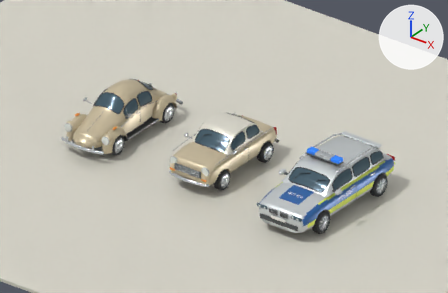
What one commit did to the Blender file assets/models/vehicles/vehicles.blend.
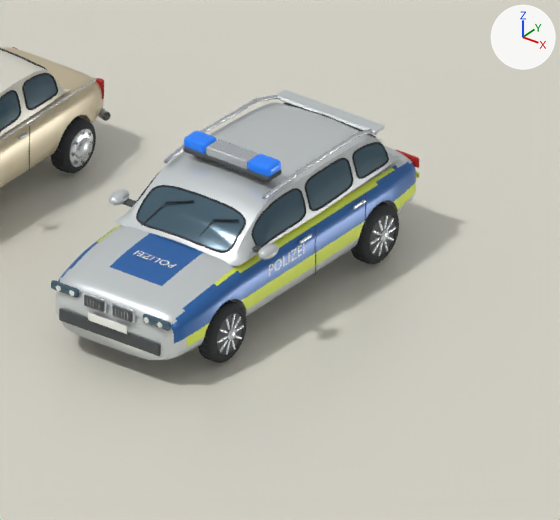
The first picture shows the older version from the file's camera 'Camera'. The close-ups show the older and then the newer version on the part from 53% to 100% of the width and 33% to 100% of the height of that picture. Only the edits that show in the close-ups are written down. The lights are fixed; the arrows at upper right show +X, +Y and +Z.

Before the edit, the objects in view are built like this:
```python
ob_police_estate__wheel_fr_mesh = bpy.data.objects.new('police-estate__Wheel_FR_mesh', me_tyre_fr_002)
ob_police_estate__wheel_fr_mesh.parent = ob_police_estate__wheel_fr
ob_police_estate__wheel_fr_mesh.location = (0.0, 0.0, 0.0)
ob_police_estate_mesh = bpy.data.objects.new('police-estate_mesh', me_silver_blue_estate_body_001)
ob_police_estate_mesh.parent = ob_police_estate
ob_police_estate_mesh.location = (0.0, 0.0, 0.0)
ob_studio_floor = bpy.data.objects.new('Studio floor', me_cube_105)
ob_studio_floor.location = (0.0, 0.0, -0.08)
# also in view: 'police-estate__Wheel_RR_mesh' at (4.52, 1.36, 0.34); 'trabant__Wheel_RR_mesh' at (0.73, 1.02, 0.3); 'trabant_mesh' at (0.0, 0.0, 0.85)
```
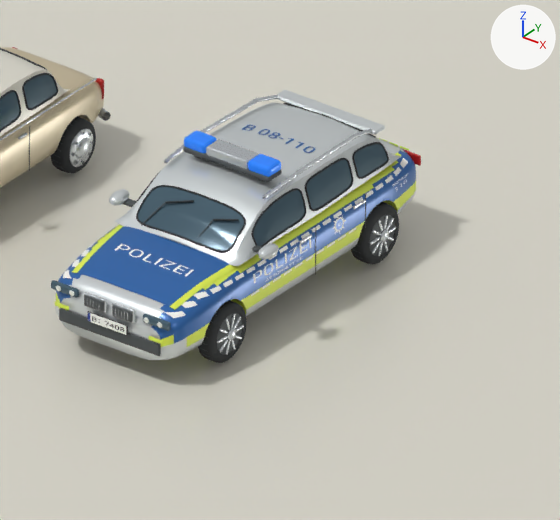
Boxes [x1, y1, x2, y2] around the edits, measured in the close-ups (560 x 520 px):
'police-estate_mesh', reshaped
    before: [51, 90, 419, 360]
    after: [51, 90, 421, 360]
part 1 of me_silver_blue_estate_body_001, deleted
    before: [134, 138, 419, 276]
part 2 of me_silver_blue_estate_body_001, built on
    before: [88, 146, 419, 334]
    after: [55, 124, 421, 344]
part 3 of me_silver_blue_estate_body_001, recoloured
    both: [56, 249, 205, 340]
part 4 of me_silver_blue_estate_body_001, recoloured
    both: [56, 170, 398, 347]
part 5 of me_silver_blue_estate_body_001, recoloured
    before: [110, 233, 204, 286]
    after: [155, 234, 202, 252]

Edits to the bpy script that builds the scene:
```text
Add mat_euroblue:
    mat_euroblue = principled_material('EuroBlue')
    mat_euroblue.base_color = (0.008, 0.035, 0.29)  # blue #163593
    mat_euroblue.roughness = 0.45
Add mat_plateink:
    mat_plateink = principled_material('PlateInk')
    mat_plateink.base_color = (0.009, 0.012, 0.014)  # black #181d1f
    mat_plateink.roughness = 0.55
Add mat_platewhite:
    mat_platewhite = principled_material('PlateWhite')
    mat_platewhite.base_color = (0.93, 0.94, 0.9)  # white #f7f8f3
    mat_platewhite.roughness = 0.38
Change me_silver_blue_estate_body_001:
    used by ob_police_estate_mesh; parent = ob_police_estate; location = (0.0, 0.0, 0.0)
    remove me_silver_blue_estate_body_001.from_pydata(...)  # 15801 vertices, 15125 faces; spans x -1.09..1.09, y -2.3..2.27, z 0.22..1.72
    add me_silver_blue_estate_body_001.from_pydata(...)  # 20773 vertices, 19843 faces; spans x -1.09..1.09, y -2.31..2.28, z 0.22..1.72
    me_silver_blue_estate_body_001 part 1: 91 loose pieces with 1456 vertices, spanning x -0.92..0.92, y -1.5..2.26, z 0.59..0.97, are deleted
    me_silver_blue_estate_body_001 part 2: 20 vertices moved within x -0.84..0.84, y -2.3..2.27, z 0.51..0.97; 644 vertices removed from x -0.9..0.9, y -2.3..2.27, z 0.32..1.01; 7072 vertices added at x -0.92..0.92, y -2.31..2.28, z 0.33..1.49
    me_silver_blue_estate_body_001 part 3: 60 faces spanning x -0.79..0.79, y -2.24..-1.57, z 0.56..0.92 switch from mat_policesilver (light grey #d3d8da) to mat_policeblue (blue #2c65aa)
    me_silver_blue_estate_body_001 part 4: 138 faces spanning x -0.91..0.91, y -2.24..1.74, z 0.22..0.97 switch from mat_policesilver (light grey #d3d8da) to mat_reflectiveyellow (yellow #dded50)
    me_silver_blue_estate_body_001 part 5: 20 faces spanning x -0.36..0.36, y -1.79..-1.05, z 0.91..1.0 switch from mat_policeblue (blue #2c65aa) to mat_policesilver (light grey #d3d8da)
    other edits to the shape of me_silver_blue_estate_body_001 do not show in these pictures
    add me_silver_blue_estate_body_001.materials.append(mat_plateink)  # black #181d1f
    add me_silver_blue_estate_body_001.materials.append(mat_platewhite)  # white #f7f8f3
    add me_silver_blue_estate_body_001.materials.append(mat_euroblue)  # blue #163593
```
